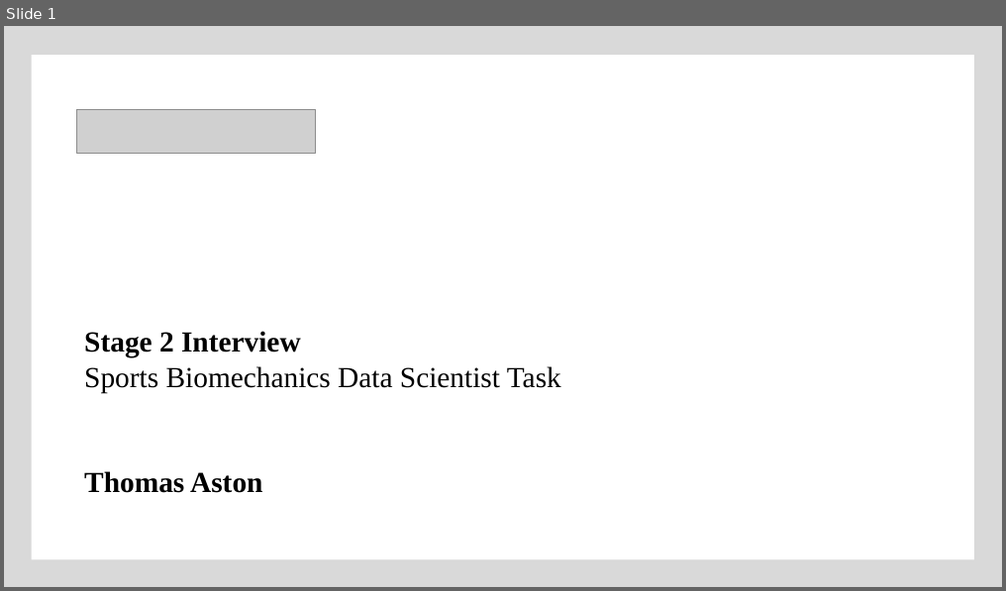
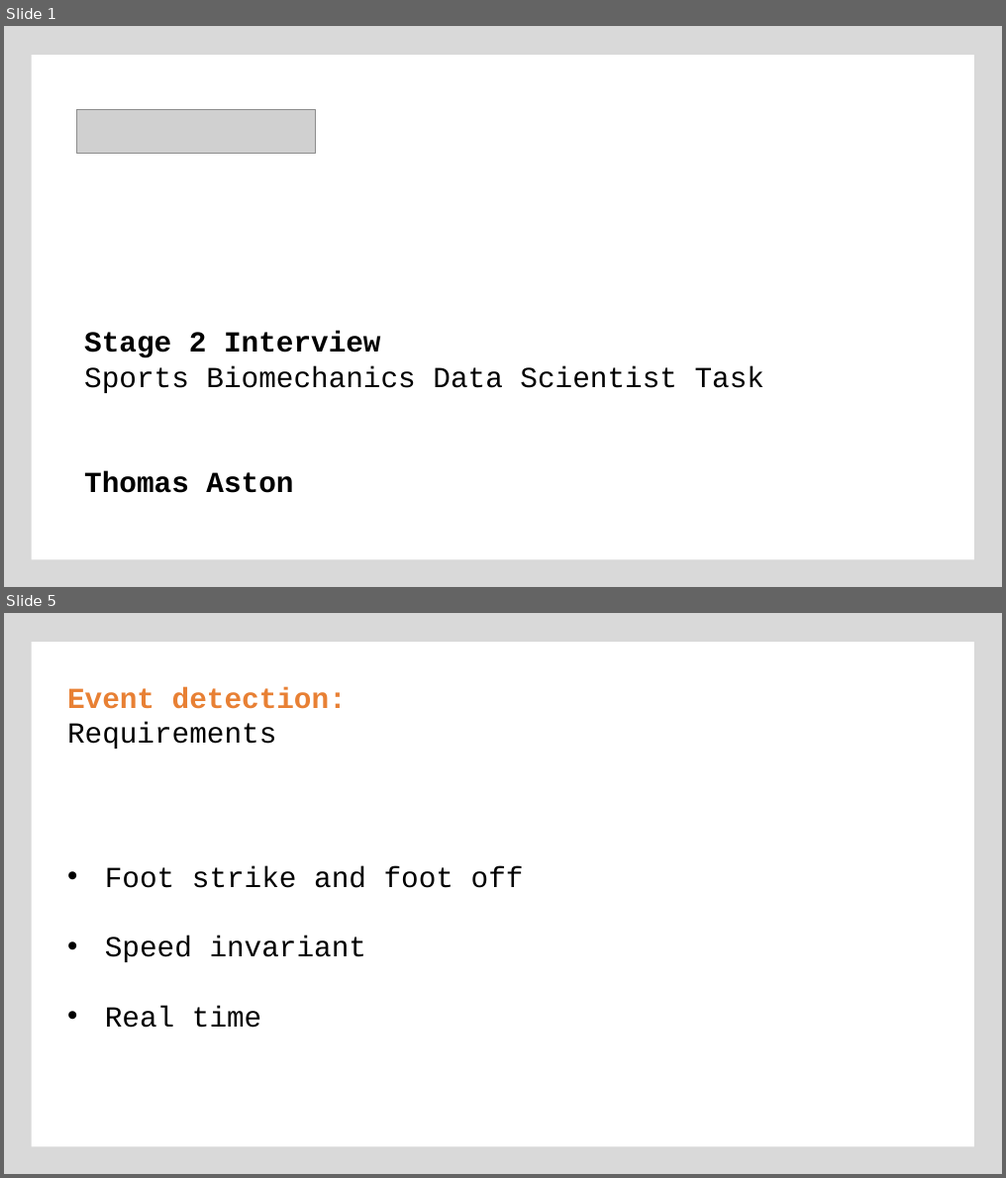
Before and after one commit to ThomasAston/movetru, a slide deck: presentation/slides.pptx. Shown one above the other, each under a label of ours: slide 1 before the commit, slides 1 and 5 after it; the slides between them are not shown. The pictures are 1006x591 and 1006x1178 pixels, drawn with LibreOffice and Linux fonts; fonts in the diff are those of the drawing; grey boxes stand for pictures. Boxes give left, top, right and bottom in pixels: in the first picture for what was removed or moved away, otherwise in the second. Text is boxed around its words. In the diff, an @@ line names an element or a change of style, - is before the commit and + after.

```diff
--- a/presentation/slides.pptx
+++ b/presentation/slides.pptx
@@ slide 5 added at box(4, 613, 1002, 1174), background #D9D9D9; not listed: 1 template element that a slide beside it also shows @@
@@ text added at box(67, 687, 347, 749), 28 pt, text #E88034, bold @@
+Event detection:
+Requirements
@@ text added at box(105, 866, 524, 1028), 28 pt, text #000000 @@
+• Foot strike and foot off
+• Speed invariant
+• Real time
@@ slide 1 changed as well @@
@@ text "Stage 2 Interview" at box(84, 331, 764, 493): font Times New Roman to Courier New @@
```
Also in this commit, not shown: 7 other slides added, 4 slides removed.
